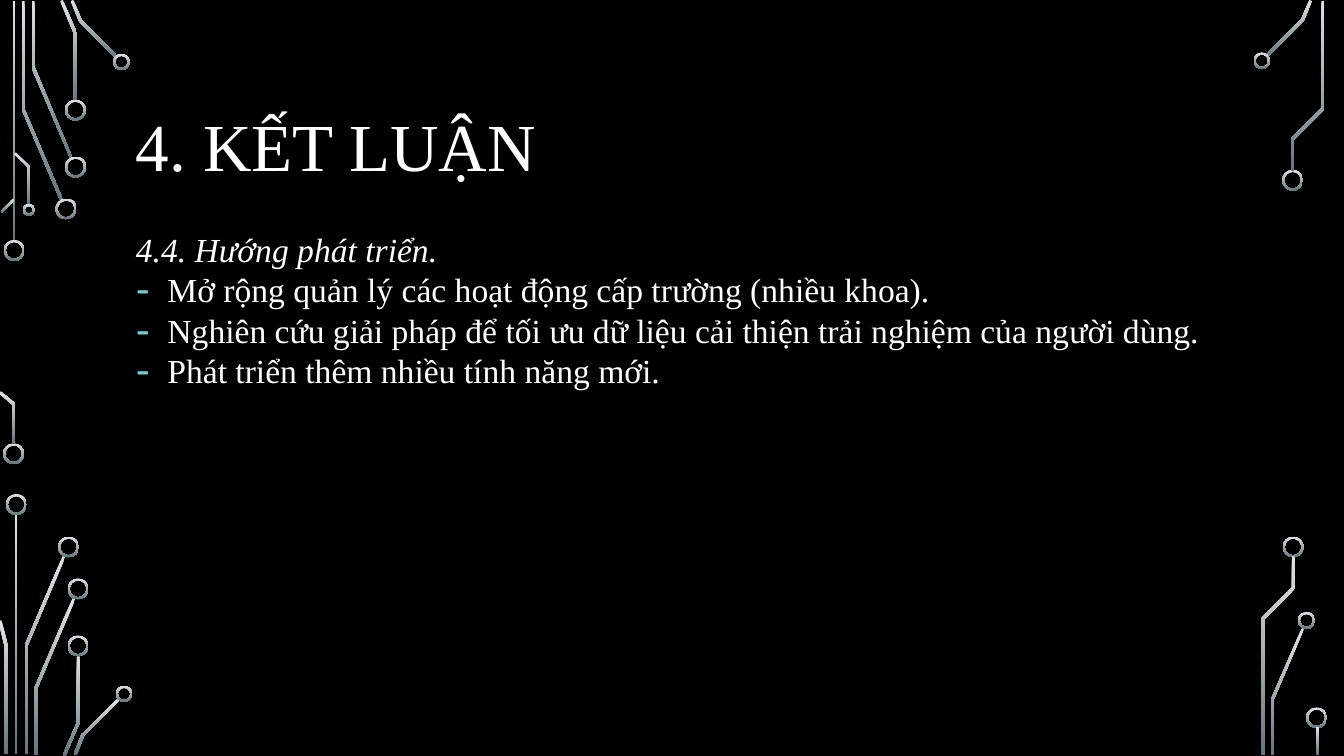
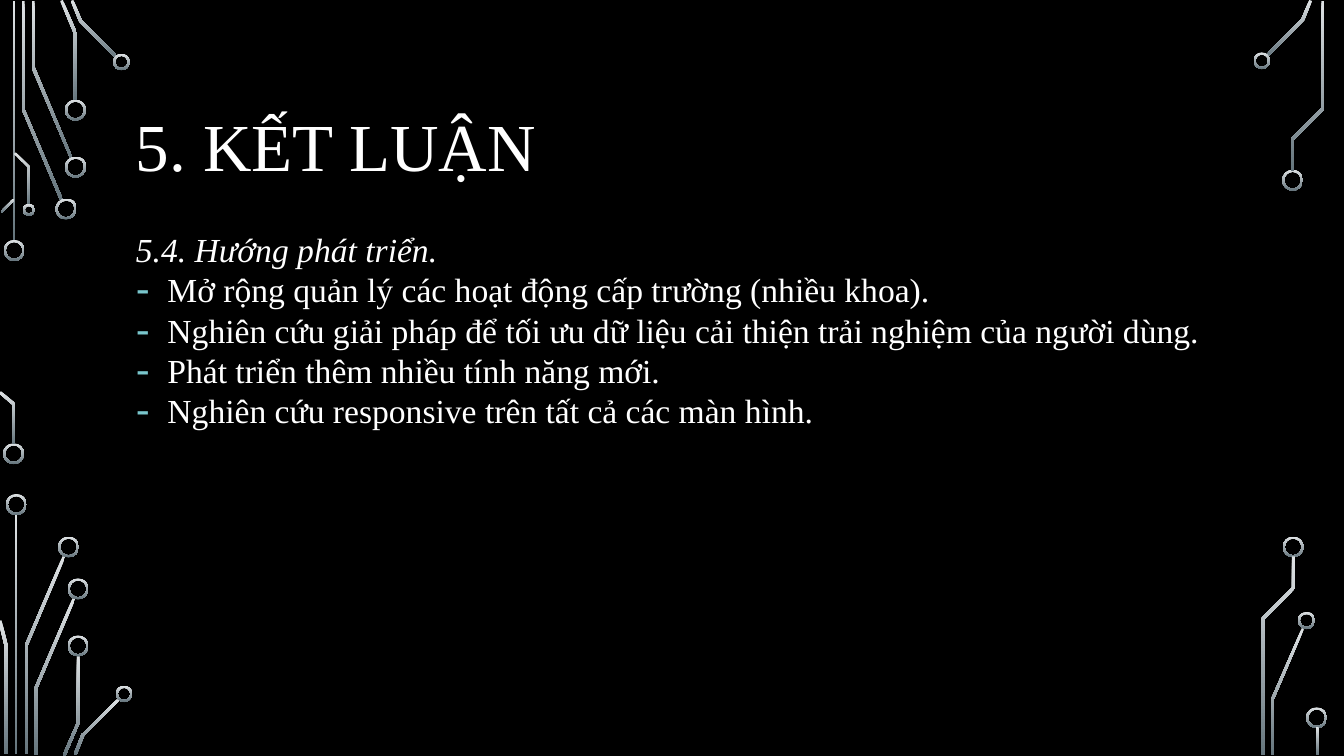
Before and after one commit to kiet1022/DoanHoiIT, a slide deck: slide 16 of FileBC/SlideBaoCaoVer2NotComplete.pptx (slide 18 before the commit). Drawn at 1344x756 pixels with LibreOffice and Linux fonts; fonts in the diff are those of the drawing; background and template pictures are left out. Boxes give left, top, right and bottom in pixels: in the first picture for what was removed or moved away, otherwise in the second. Text is boxed around its words. In the diff, an @@ line names an element or a change of style, - is before the commit and + after.

```diff
--- a/FileBC/SlideBaoCaoVer2NotComplete.pptx
+++ b/FileBC/SlideBaoCaoVer2NotComplete.pptx
@@ title at [136, 119, 536, 182]: text changed @@
-4. KẾT LUẬN
+5. KẾT LUẬN
@@ text at [136, 237, 437, 269]: text changed @@
-4.4. Hướng phát triển.
+5.4. Hướng phát triển.
@@ text at [167, 398, 813, 430]: paragraph added @@
+– Nghiên cứu responsive trên tất cả các màn hình.
```
Also in this commit, not shown: 7 other slides changed, 2 slides added, 4 slides removed.
